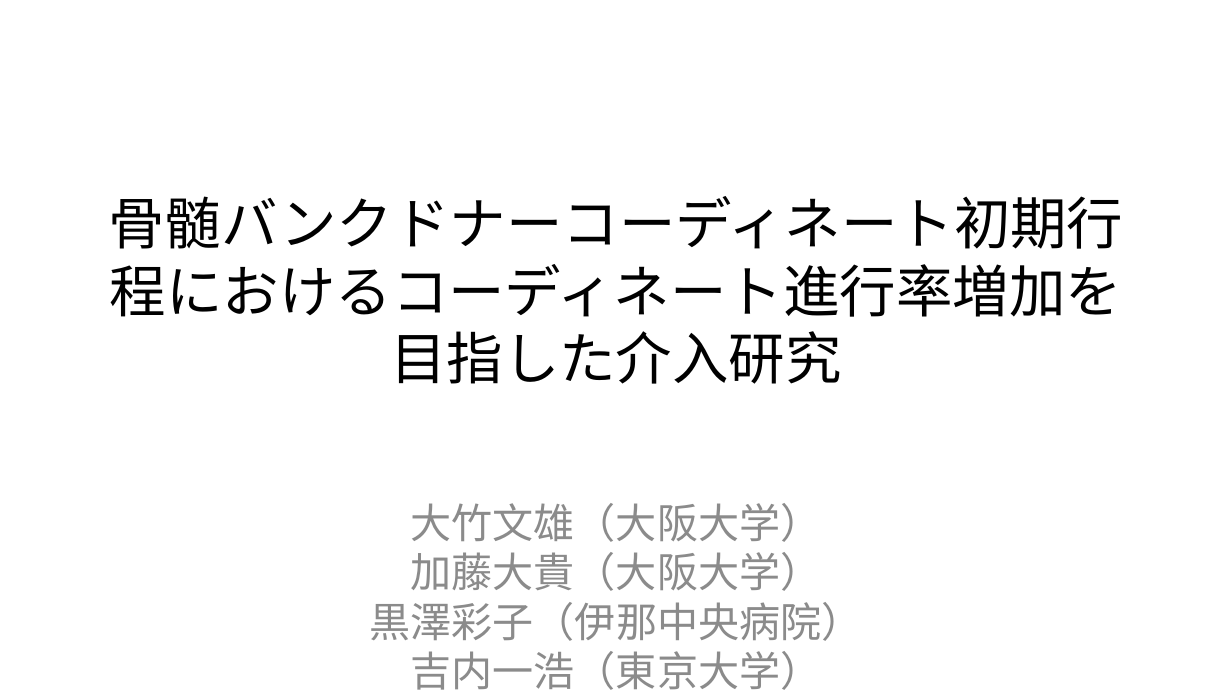
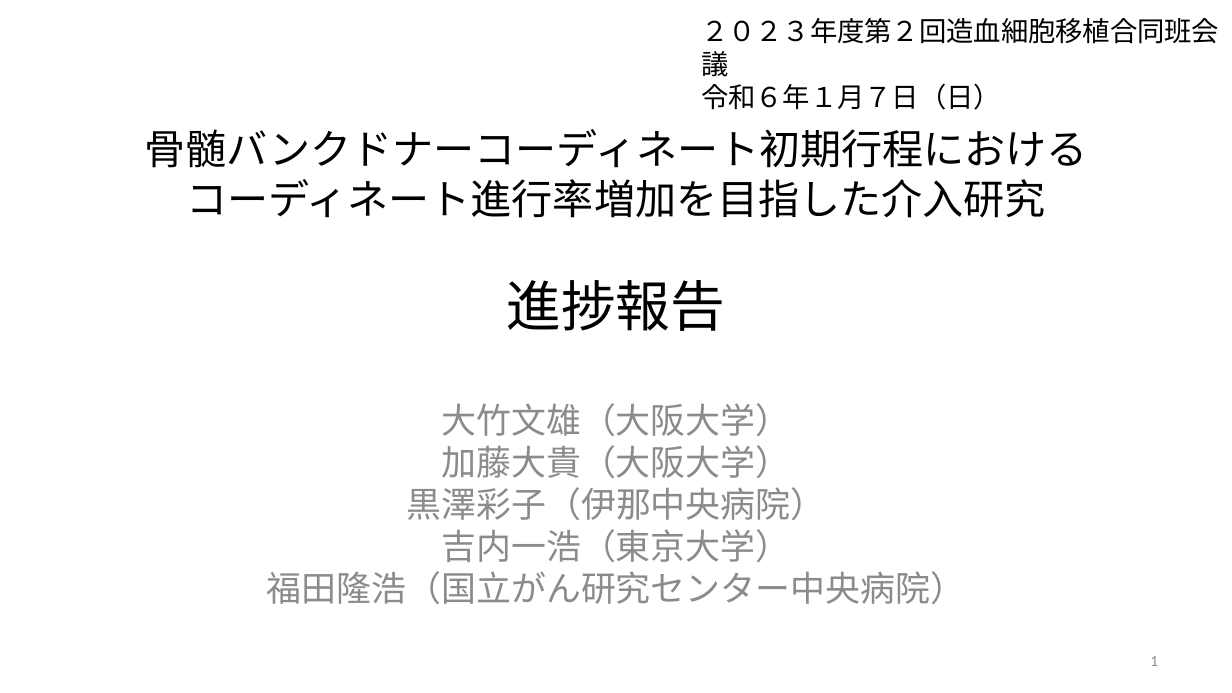
Before and after one commit to JMDP-behavioral-economics/RCT-Nudge, a slide deck: slide 1 of targeting.pptx. Drawn at 1232x693 pixels with LibreOffice and Linux fonts; fonts in the diff are those of the drawing. Boxes give left, top, right and bottom in pixels: in the first picture for what was removed or moved away, otherwise in the second. Text is boxed around its words. In the diff, an @@ line names an element or a change of style, - is before the commit and + after.

```diff
--- a/targeting.pptx
+++ b/targeting.pptx
@@ text added at bbox=[701, 83, 1001, 110], 16 pt, text #000000 @@
+２０２３年度第２回造血細胞移植合同班会議
+令和６年１月７日（日）
@@ title at bbox=[144, 129, 1088, 331]: text changed; size 33 to 24 pt @@
-骨髄バンクドナーコーディネート初期行程におけるコーディネート進行率増加を目指した介入研究
+骨髄バンクドナーコーディネート初期行程における
+コーディネート進行率増加を目指した介入研究
+進捗報告
@@ subtitle "大竹文雄（大阪大学） 加藤大貴（大阪大学） 黒澤彩子（伊那中央病院） 吉内一浩（東京大学） 福田隆浩（国立がん研究センタ ..." at bbox=[267, 403, 965, 604]: size 24 to 20.4 pt @@
@@ page number added at bbox=[1150, 656, 1158, 666], 9 pt, text #8C8C8C @@
+1
```
Also in this commit, not shown: 4 other slides changed, 4 slides added.
